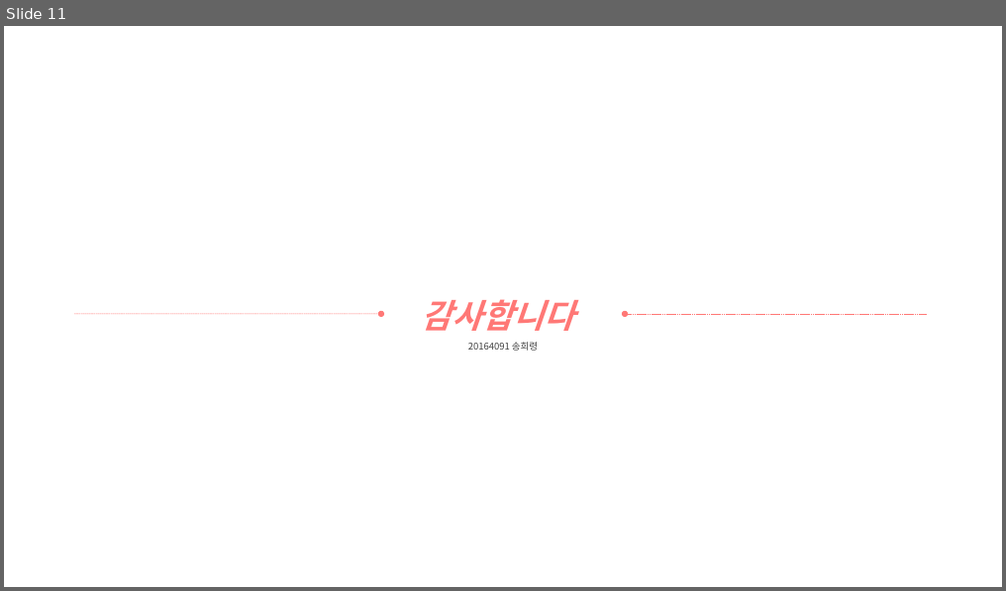
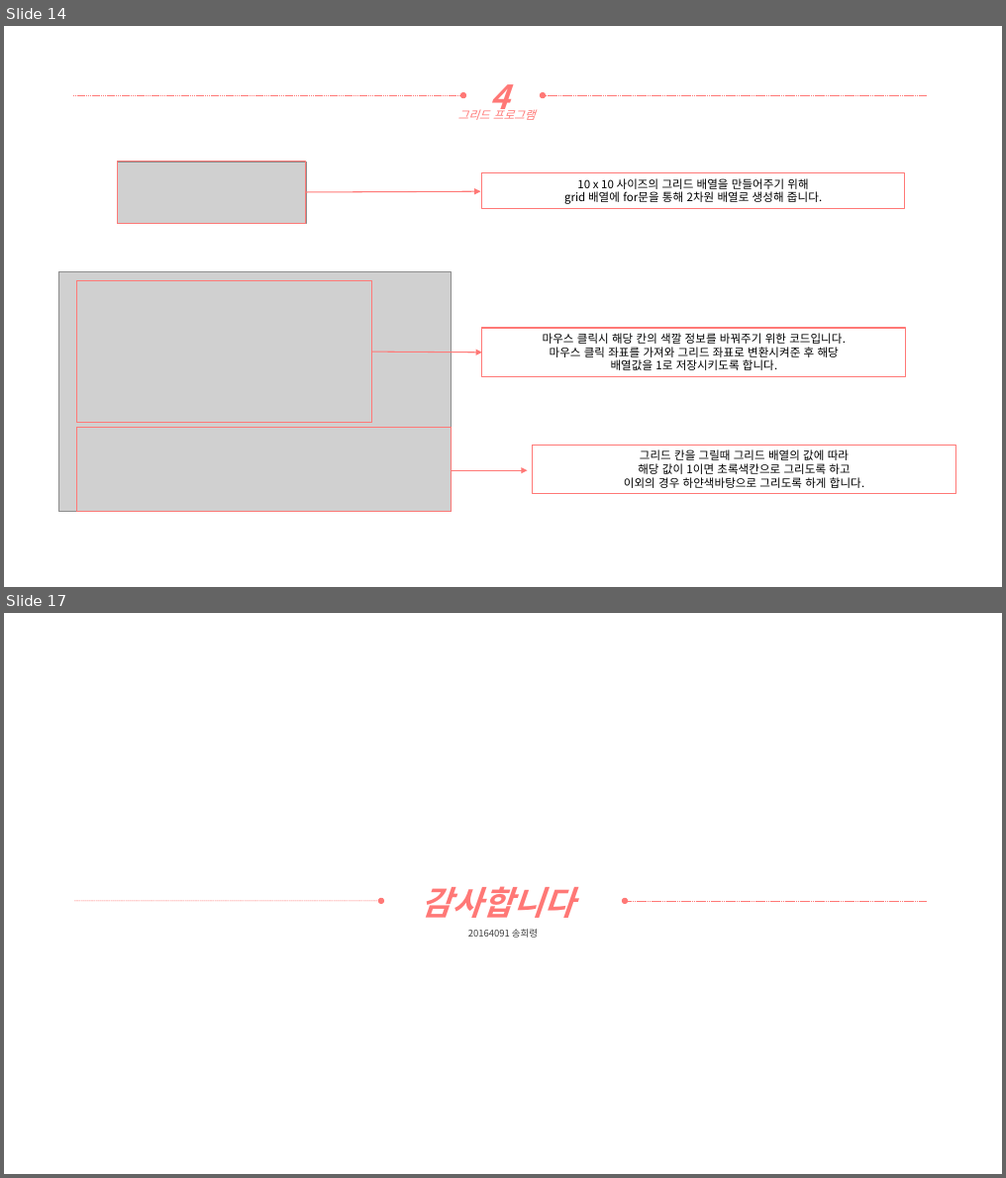
Before and after one commit to yooatom2200/Programing_Base_2, a slide deck: 12장/20164091-송희령-12장 과제.pptx. Shown one above the other, each under a label of ours: slide 11 before the commit, slides 14 and 17 after it; the slides between them are not shown. The pictures are 1006x591 and 1006x1178 pixels, drawn with LibreOffice and Linux fonts; fonts in the diff are those of the drawing; grey boxes stand for pictures. Boxes give left, top, right and bottom in pixels: in the first picture for what was removed or moved away, otherwise in the second. Text is boxed around its words. In the diff, an @@ line names an element or a change of style, - is before the commit and + after.

```diff
--- a/12장/20164091-송희령-12장 과제.pptx
+++ b/12장/20164091-송희령-12장 과제.pptx
@@ slide 14 added at (4, 26, 1002, 587), background #FFFFFF @@
@@ text added at (490, 84, 510, 119), 32 pt, text #FF7876, bold, italic @@
+4
@@ arrow added from (73, 95) to (463, 95), #FF7876 0.5 pt dashed @@
@@ text added at (458, 107, 536, 120), 11 pt, text #FF7876, italic @@
+그리드 프로그램
@@ arrow added from (927, 95) to (543, 95), #FF7876 0.5 pt dashed @@
@@ rectangle added at (117, 162, 306, 224), outline #FF7876 1 pt @@
@@ picture added at (118, 162, 307, 224) @@
@@ rectangle added at (482, 174, 905, 209), outline #FF7876 1 pt, 11 pt, text #000000 @@
+10 x 10 사이즈의 그리드 배열을 만들어주기 위해
+grid 배열에 for문을 통해 2차원 배열로 생성해 줍니다.
@@ arrow added from (306, 192) to (481, 191), #FF7876 1 pt @@
@@ picture added at (58, 272, 450, 512) @@
@@ rectangle added at (76, 281, 372, 423), outline #FF7876 1 pt @@
@@ arrow added from (371, 352) to (482, 353), #FF7876 1 pt @@
@@ rectangle added at (482, 328, 906, 377), outline #FF7876 1 pt, 11 pt, text #000000 @@
+마우스 클릭시 해당 칸의 색깔 정보를 바꿔주기 위한 코드입니다.
+마우스 클릭 좌표를 가져와 그리드 좌표로 변환시켜준 후 해당
+배열값을 1로 저장시키도록 합니다.
@@ rectangle added at (77, 427, 450, 512), outline #FF7876 1 pt @@
@@ arrow added from (450, 471) to (528, 471), #FF7876 1 pt @@
@@ rectangle added at (533, 445, 956, 494), outline #FF7876 1 pt, 11 pt, text #000000 @@
+그리드 칸을 그릴때 그리드 배열의 값에 따라
+해당 값이 1이면 초록색칸으로 그리도록 하고
+이외의 경우 하얀색바탕으로 그리도록 하게 합니다.
@@ what was slide 11 is now slide 17 @@
```
Also in this commit, not shown: 1 slide changed, 5 other slides added, 1 other file.
